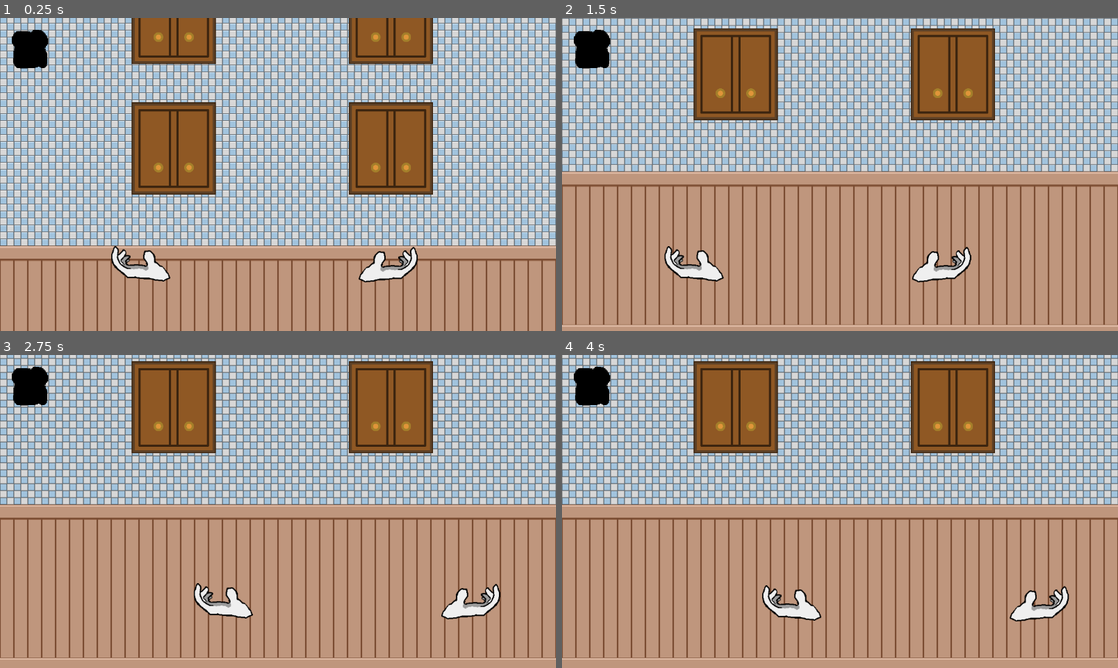
Above: before the commit, frames 1-4 (two rows, left to right).
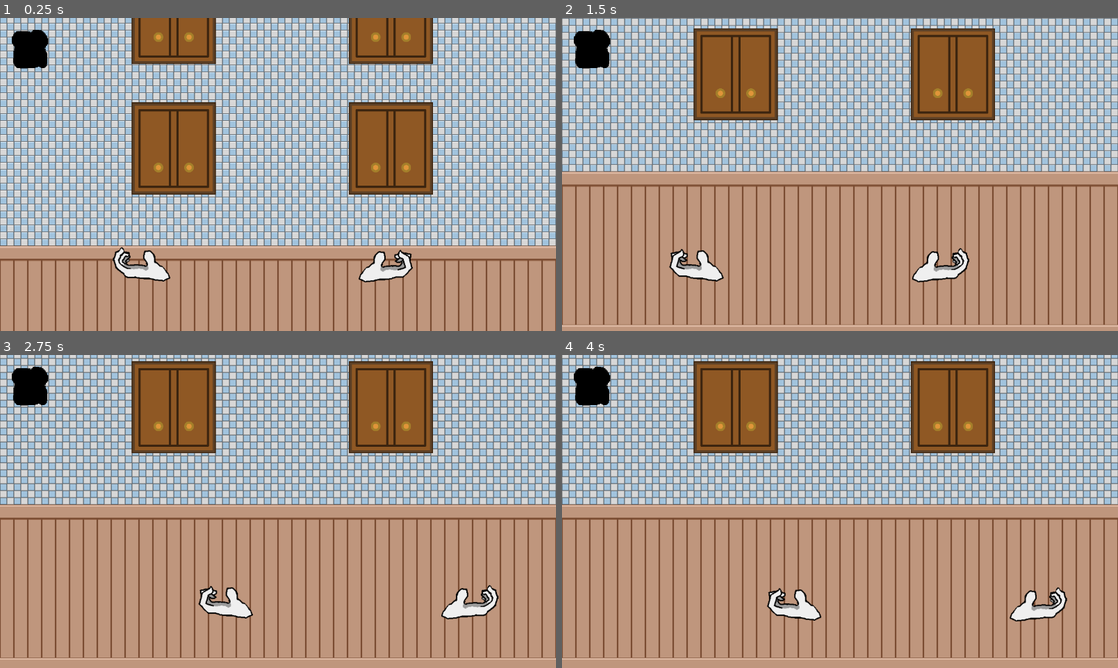
Above: after the commit, the same moments.

Repository: ConnorWhalen/gmtk2018
Game: Godot game, scene res://stage.tscn
Two runs of this game, one before a commit and one after it. Both use one fixed random seed, a clock stepped at 60 frames per second and the inputs below. The engine's default icon, where the game draws it, is replaced by a stand-in: a white triangle on a blue panel in a dark square. Sound files missing from this copy of the repository are replaced by a short silence.
Inputs:
- Up to frame 1 (0.25 s): no input
- Up to frame 2 (1.5 s): hold S (right_select) 0.53-1.28 s; hold Down (scroll_down) 0.53-1.28 s; hold A (left_select) from 1.28 s (still down); tap Left (scroll_left) at 1.35 s
- Up to frame 3 (2.75 s): release A (left_select) at 2.03 s; hold S (right_select) from 2.03 s (still down); hold Right (scroll_right) from 2.03 s (still down)
- Up to frame 4 (4 s): release Right (scroll_right) at 2.78 s; tap Up (scroll_up) at 2.85 s; release S (right_select) at 3.53 s; hold A (left_select) from 3.53 s (still down); hold Down (scroll_down) from 3.53 s (still down)

The runs differ from the first frame. In frame 1, 0.4% of the frame differs, in the area x 20-76%, y 72-84%; in frame 2, 0.4%; in frame 3, 0.4%; in frame 4, 0.4%.

Commit message:
animation to hands

Diff:
--- /dev/null
+++ b/handAnims.tres
@@ -0,0 +1,15 @@
+[gd_resource type="SpriteFrames" load_steps=4 format=2]
+
+[ext_resource path="res://resources/handLeft.png" type="Texture" id=1]
+[ext_resource path="res://resources/hand_FrameIdle2.png" type="Texture" id=2]
+[ext_resource path="res://resources/hand_FrameIdle3.png" type="Texture" id=3]
+
+[resource]
+
+animations = [ {
+"frames": [ ExtResource( 1 ), ExtResource( 2 ), ExtResource( 3 ), ExtResource( 3 ), ExtResource( 2 ), ExtResource( 2 ) ],
+"loop": true,
+"name": "Idle",
+"speed": 15.0
+} ]
+_sections_unfolded = [ "Resource" ]
--- /dev/null
+++ b/leftHandAnimatedSprite.tscn
@@ -0,0 +1,21 @@
+[gd_scene load_steps=2 format=2]
+
+[ext_resource path="res://handAnims.tres" type="SpriteFrames" id=1]
+
+[node name="leftHandAnimatedSprite" type="Node2D" index="0"]
+
+[node name="AnimationPlayer" type="AnimationPlayer" parent="." index="0"]
+
+root_node = NodePath("..")
+autoplay = ""
+playback_process_mode = 1
+playback_default_blend_time = 0.0
+playback_speed = 1.0
+blend_times = [  ]
+
+[node name="AnimatedSprite" type="AnimatedSprite" parent="." index="1"]
+
+frames = ExtResource( 1 )
+animation = "Idle"
+frame = 4
+playing = true
--- a/player.tscn
+++ b/player.tscn
@@ -2,10 +2,10 @@
 
 [ext_resource path="res://player.gd" type="Script" id=1]
 [ext_resource path="res://icon.png" type="Texture" id=2]
-[ext_resource path="res://resources/handRight.png" type="Texture" id=3]
-[ext_resource path="res://resources/handLeft.png" type="Texture" id=4]
+[ext_resource path="res://rightHandAnimatedSprite.tscn" type="PackedScene" id=3]
+[ext_resource path="res://leftHandAnimatedSprite.tscn" type="PackedScene" id=4]
 
-[node name="player" type="Node2D"]
+[node name="player" type="Node2D" index="0"]
 
 script = ExtResource( 1 )
 _sections_unfolded = [ "Transform" ]
@@ -36,16 +36,13 @@
 
 [node name="right_hand" type="Node2D" parent="." index="2"]
 
-[node name="Sprite" type="Sprite" parent="right_hand" index="0"]
+[node name="leftHandAnimatedSprite" parent="right_hand" index="0" instance=ExtResource( 3 )]
 
 position = Vector2( 893.836, 567.905 )
-texture = ExtResource( 3 )
-_sections_unfolded = [ "Transform" ]
 
 [node name="left_hand" type="Node2D" parent="." index="3"]
 
-[node name="Sprite" type="Sprite" parent="left_hand" index="0"]
+[node name="leftHandAnimatedSprite" parent="left_hand" index="0" instance=ExtResource( 4 )]
 
 position = Vector2( 323.634, 565.73 )
-texture = ExtResource( 4 )
 _sections_unfolded = [ "Transform" ]
--- /dev/null
+++ b/rightHandAnimatedSprite.tscn
@@ -0,0 +1,23 @@
+[gd_scene load_steps=2 format=2]
+
+[ext_resource path="res://handAnims.tres" type="SpriteFrames" id=1]
+
+[node name="leftHandAnimatedSprite" type="Node2D" index="0"]
+
+scale = Vector2( -1, 1 )
+_sections_unfolded = [ "Transform" ]
+
+[node name="AnimationPlayer" type="AnimationPlayer" parent="." index="0"]
+
+root_node = NodePath("..")
+autoplay = ""
+playback_process_mode = 1
+playback_default_blend_time = 0.0
+playback_speed = 1.0
+blend_times = [  ]
+
+[node name="AnimatedSprite" type="AnimatedSprite" parent="." index="1"]
+
+frames = ExtResource( 1 )
+animation = "Idle"
+playing = true
Binary file added: resources/hand_FrameIdle2.png
Binary file added: resources/hand_FrameIdle3.png
